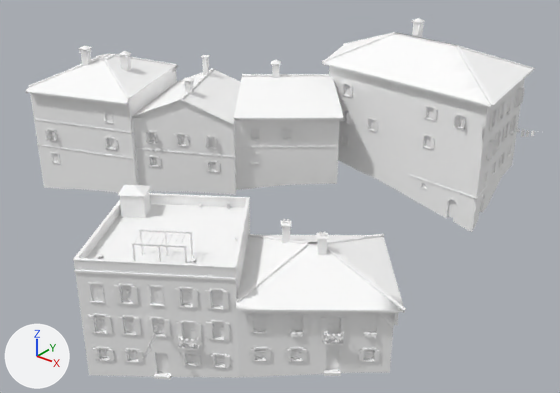
The glTF model games/yorimichi/assets/belmonte/meshes/SM_BM_BT_blk_27.glb: old version first, new version second.
Both versions are drawn from a camera (50 mm lens) standing at (53.2, -58.3, 44.4) and looking at (5.5, 1.4, 7.4). The axes (+X, +Y, +Z) are drawn at lower left. The lights are the same throughout. The first picture is the older version. Vertices at exactly the same position are counted once.

The first picture shows 'SM_BM_BT_blk_27'.
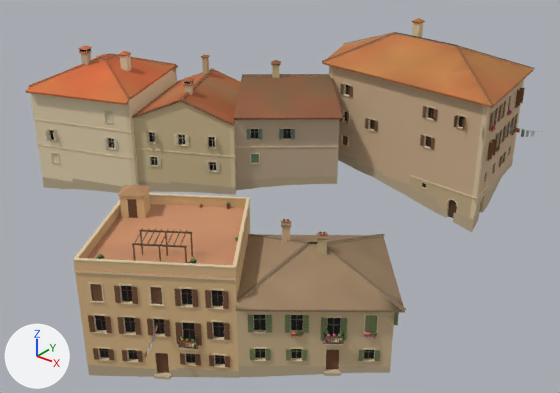
Patch to the scene script:
```diff
--- a/games/yorimichi/assets/belmonte/meshes/SM_BM_BT_blk_27.glb.py
+++ b/games/yorimichi/assets/belmonte/meshes/SM_BM_BT_blk_27.glb.py
@@ me_sm_bt_blk_27 @@
 me_sm_bt_blk_27.from_pydata(...)  # 20032 vertices, 22944 faces; spans x -26.9..27.6, y -25.8..26.0, z -0.8..24.6
 # used by ob_sm_bm_bt_blk_27; location = (0.0, 0.0, 0.0)
+# me_sm_bt_blk_27 part 1: 22944 faces centred in x -26.9..27.6, y -25.8..25.9, z -0.7..24.4 are repainted in the vertex colours; the middle colour goes from white #ffffff to beige #cbb08c
 me_sm_bt_blk_27.materials.append(mat_bm_000_m_stone_026)
```

Pixel boxes (x1, y1, x2, y2) of what changed, in the pictures (560 x 393 px):
part 1 of me_sm_bt_blk_27, recoloured (white to beige): (26, 18, 535, 380) in both
